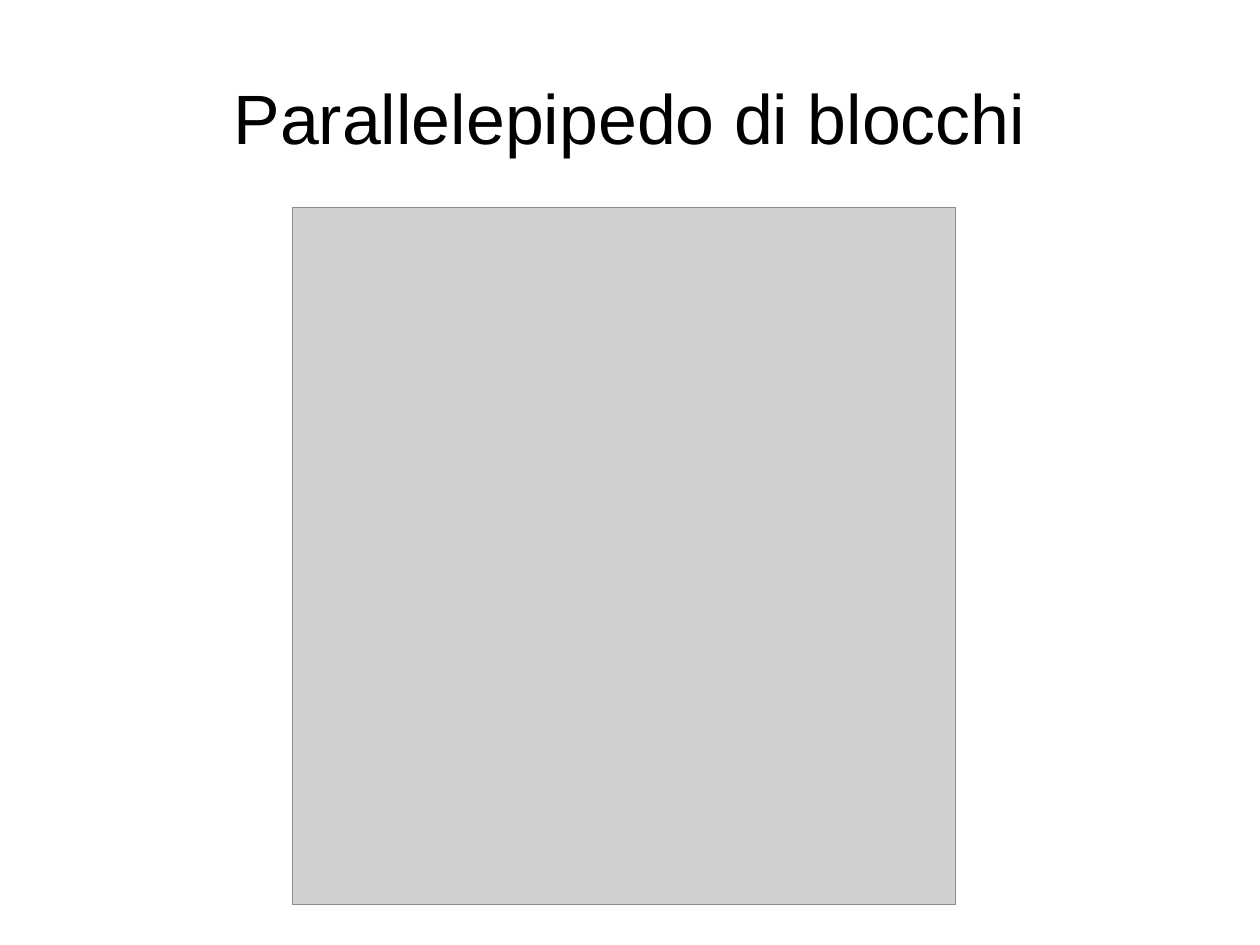
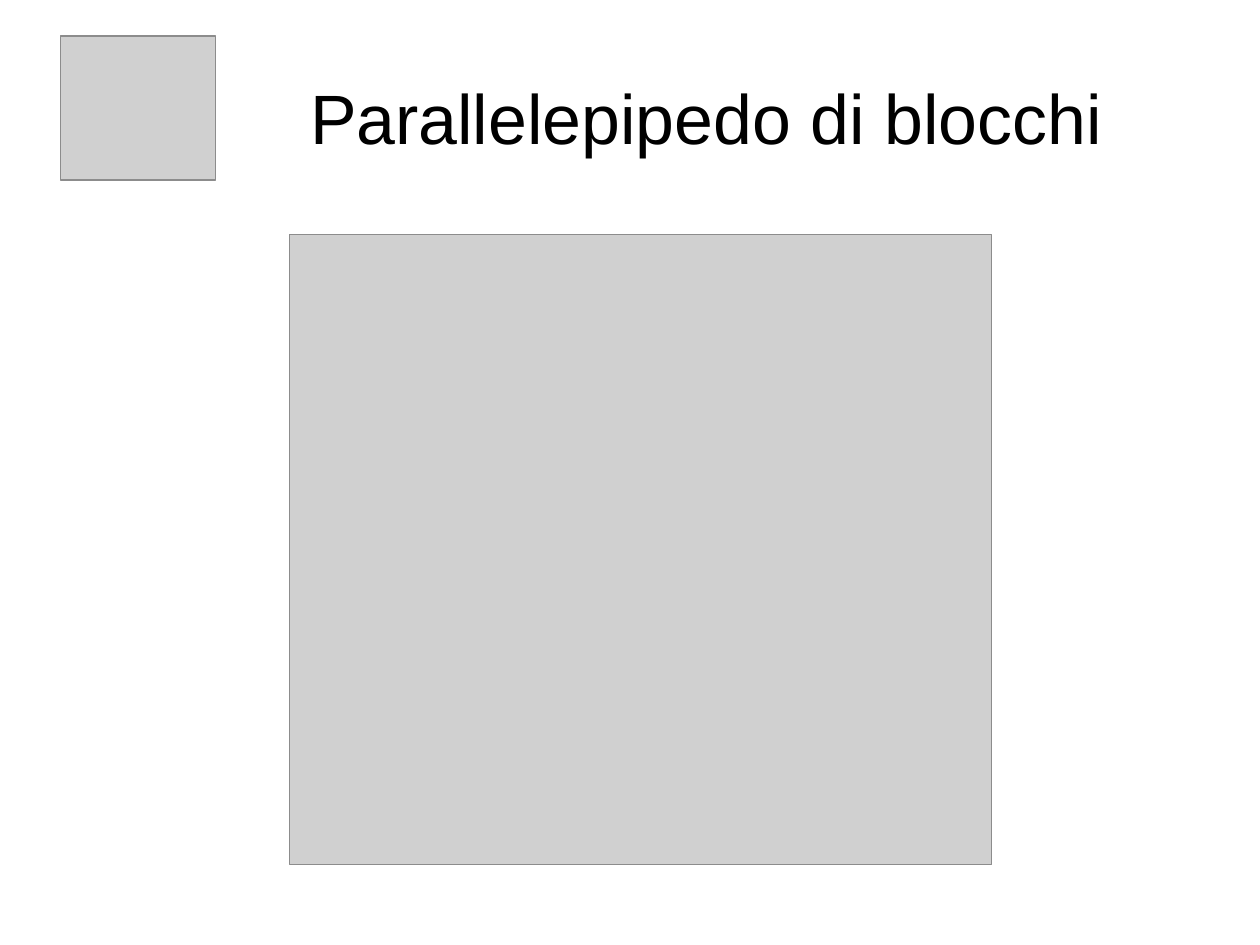
Before and after one commit to kronwiz/randomstuff, a slide deck: slide 8 of minecraft/uso_delle_coordinate.odp (slide 5 before the commit). Drawn at 1260x945 pixels with LibreOffice and Linux fonts; fonts in the diff are those of the drawing; grey boxes stand for pictures. Boxes give left, top, right and bottom in pixels: in the first picture for what was removed or moved away, otherwise in the second. Text is boxed around its words. In the diff, an @@ line names an element or a change of style, - is before the commit and + after.

```diff
--- a/minecraft/uso_delle_coordinate.odp
+++ b/minecraft/uso_delle_coordinate.odp
@@ picture added at <box>61,35,216,180</box> @@
@@ title "Parallelepipedo di blocchi": place and size @@
-title "Parallelepipedo di blocchi" at <box>234,93,1025,157</box>
+title "Parallelepipedo di blocchi" at <box>310,93,1101,157</box>
@@ picture: place and size @@
-picture at <box>293,208,956,906</box>
+picture at <box>290,234,992,864</box>
```
Also in this commit, not shown: 1 other slide changed, 6 slides added, 3 slides removed, 1 other file.
